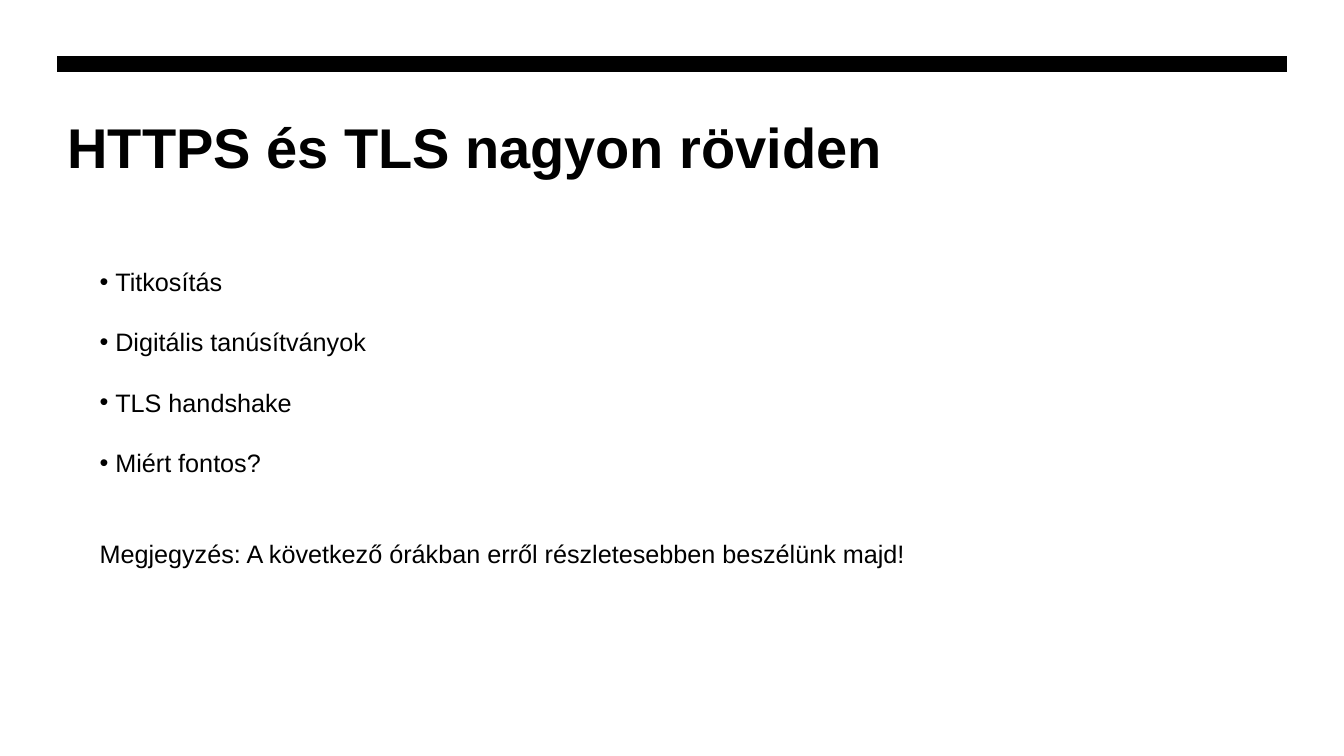
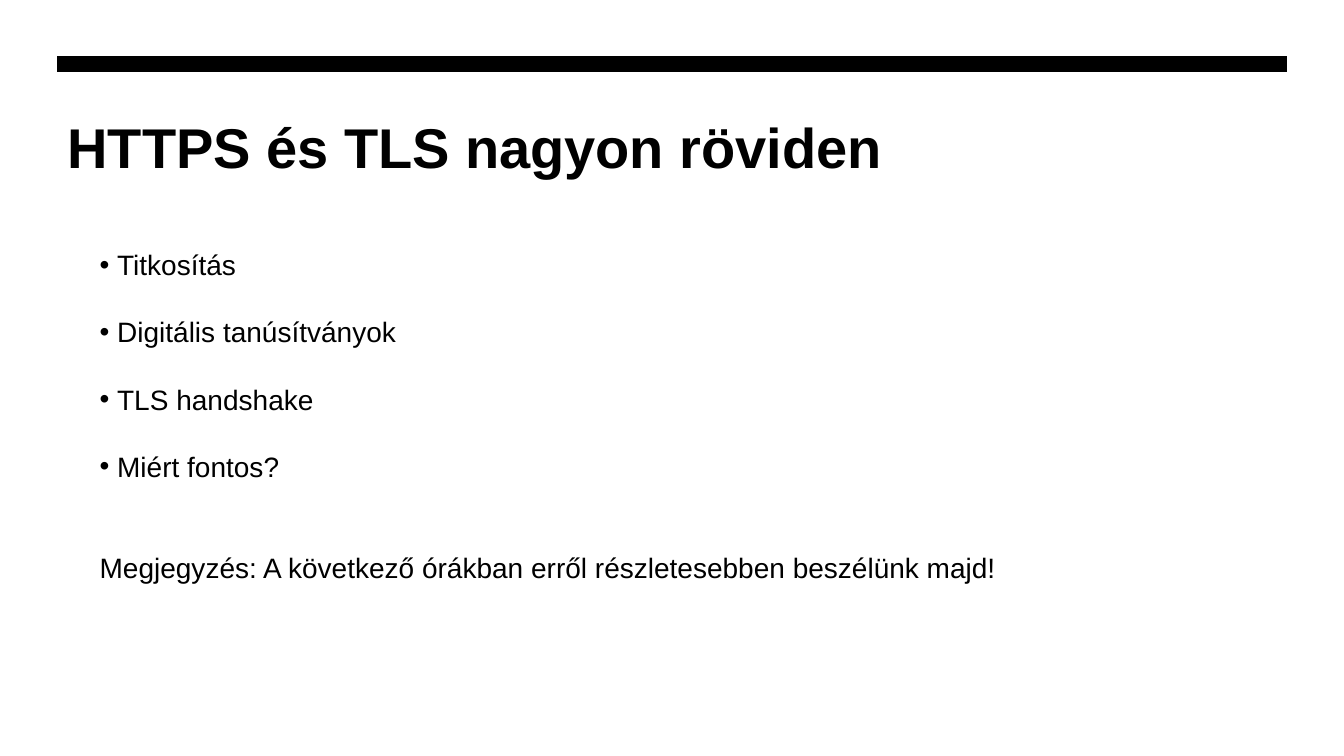
Before and after one commit to zbalogh/oe-internetes-alkalmazasok, a slide deck: slide 20 of 01/01_eloadas_internet_alapjai_tcp_ip.pptx. Drawn at 1344x756 pixels with LibreOffice and Linux fonts; fonts in the diff are those of the drawing. Boxes give left, top, right and bottom in pixels: in the first picture for what was removed or moved away, otherwise in the second. Text is boxed around its words. In the diff, an @@ line names an element or a change of style, - is before the commit and + after.

```diff
--- a/01/01_eloadas_internet_alapjai_tcp_ip.pptx
+++ b/01/01_eloadas_internet_alapjai_tcp_ip.pptx
@@ text "Titkosítás": place and size @@
-text "Titkosítás" at [100, 272, 905, 569]
+text "Titkosítás" at [100, 254, 996, 583]
@@ text "Titkosítás" at [100, 254, 996, 583]: size 18 to 20 pt @@
```
Also in this commit, not shown: 7 other slides changed, 3 other files.
